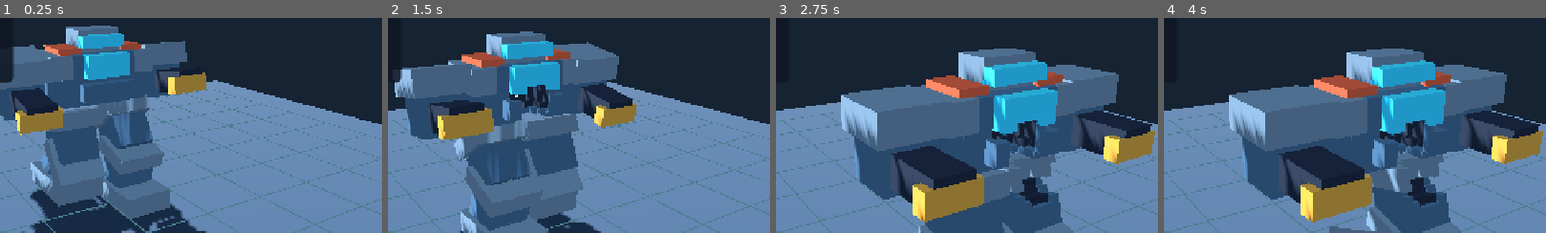
Above: before the commit, frames 1-4 (left to right).
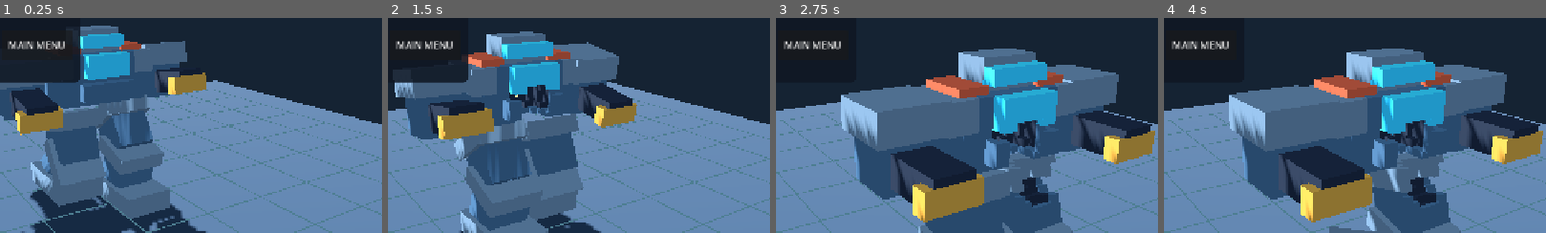
Above: after the commit, the same moments.

Repository: drag0nblad3/BtechMobile
Game: Godot game, scene res://scenes/voxel_mech_lab.tscn
The game is run twice, just before and just after one commit, with the same random seed, the same clock (stepped at 60 frames per second) and the same inputs. This scene is started directly instead of the project's main scene.
Inputs:
- Up to frame 1 (0.25 s): no input
- Up to frame 2 (1.5 s): click "WALK TEST" at 0.5 s; click "TORSO HIT" at 1.25 s
- Up to frame 3 (2.75 s): click "LEFT LEG" at 2 s
- Up to frame 4 (4 s): click "RIGHT LEG" at 2.75 s; click "SEVER RIGHT" at 3.5 s
The pictures show only the part of the screen within x 31-81%, y 21-71%; the shares and areas given below are measured in that part.

The runs differ from the first frame. In frame 1, 3.7% of the frame differs, in the area x 2-21%, y 4-31%; in frame 2, 2.0%; in frame 3, 0.4%; in frame 4, 0.4%.

Commit message:
Wire voxel lab into game launcher: src/view/units/voxel_mech_lab.gd

Diff:
--- a/src/view/units/voxel_mech_lab.gd
+++ b/src/view/units/voxel_mech_lab.gd
@@ -125,18 +125,25 @@
 	add_button(second, "RIGHT LEG", func(): blast("right_leg"))
 	add_button(second, "SEVER RIGHT", sever_right)
 	add_button(second, "RESET", reset_lab)
+	var back := add_button(second, "MAIN MENU", _open_launcher)
+	back.name = "BackToLauncher"
 	var help := Label.new()
 	help.text = "Tap mech to shoot · right-drag / swipe to orbit · scroll to zoom"
 	help.add_theme_font_size_override("font_size", 12)
 	column.add_child(help)
 
 
-func add_button(parent: HBoxContainer, title: String, action: Callable) -> void:
+func add_button(parent: HBoxContainer, title: String, action: Callable) -> Button:
 	var button := Button.new()
 	button.text = title
 	button.custom_minimum_size = Vector2(118, 52)
 	button.pressed.connect(action)
 	parent.add_child(button)
+	return button
+
+
+func _open_launcher() -> void:
+	get_tree().change_scene_to_file("res://scenes/launcher.tscn")
 
 
 func blast(key: String) -> void:
